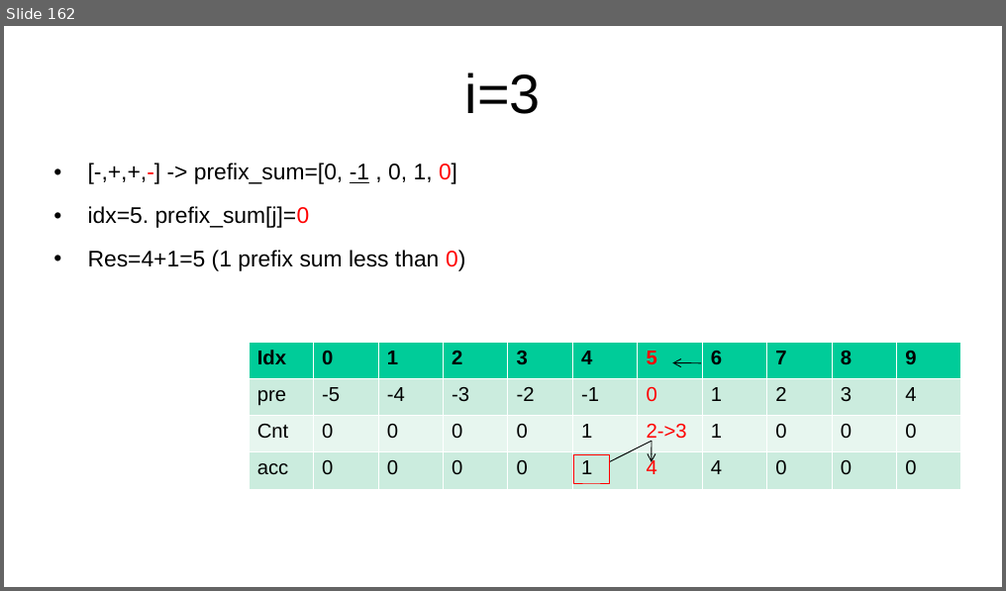
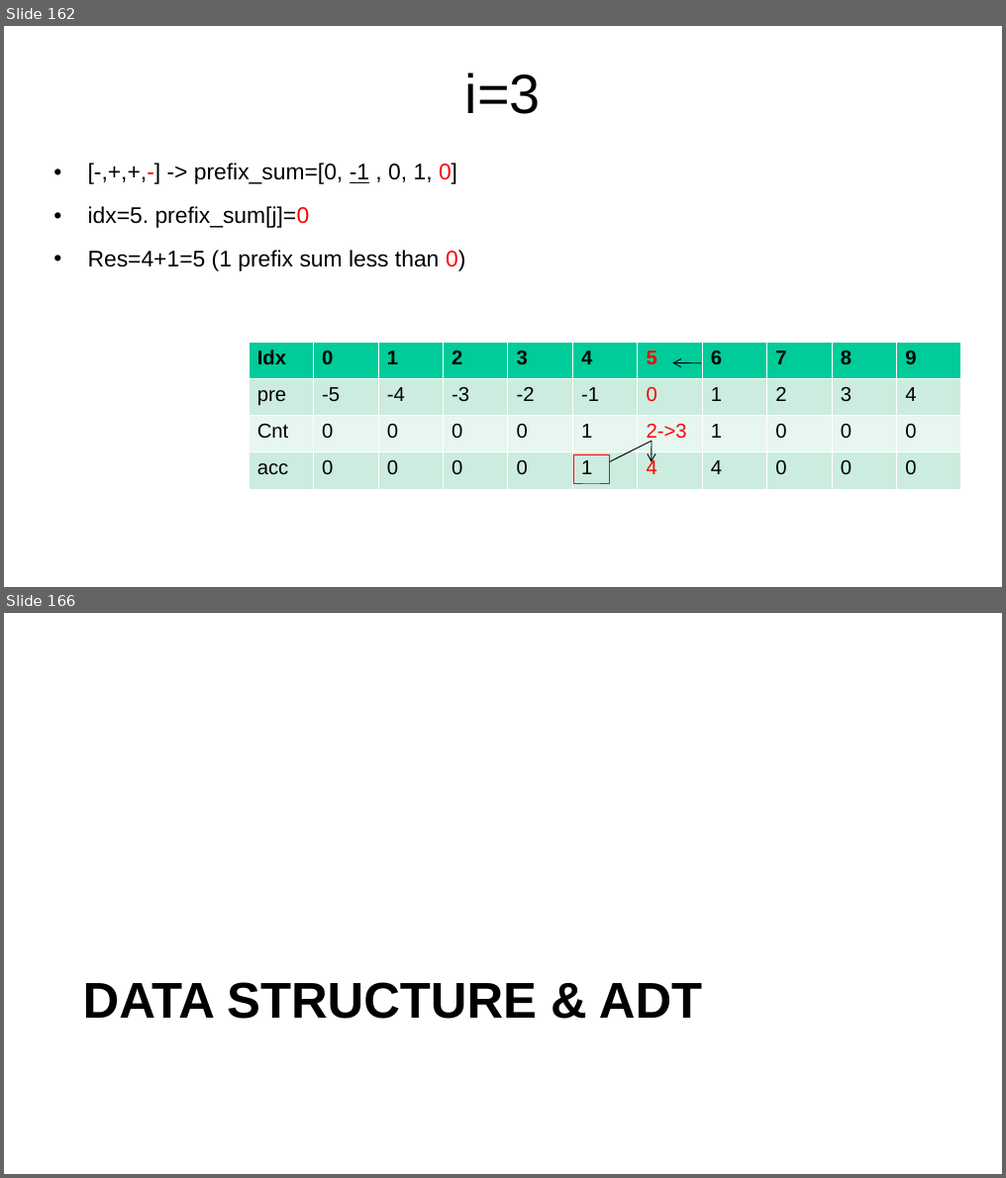
Before and after one commit to kindaichinisan/CompetitiveProgramming, a slide deck: MyCode/competitive_programming.ppt. Shown one above the other, each under a label of ours: slide 162 before the commit, slides 162 and 166 after it; the slides between them are not shown. The pictures are 1006x591 and 1006x1178 pixels, drawn with LibreOffice and Linux fonts; fonts in the diff are those of the drawing. Boxes give left, top, right and bottom in pixels: in the first picture for what was removed or moved away, otherwise in the second. Text is boxed around its words. In the diff, an @@ line names an element or a change of style, - is before the commit and + after.

```diff
--- a/MyCode/competitive_programming.ppt
+++ b/MyCode/competitive_programming.ppt
@@ slide 166 added at (4, 613, 1002, 1174), background #FFFFFF @@
@@ title added at (83, 982, 702, 1019), 40 pt, text #000000, bold @@
+DATA STRUCTURE & ADT
```
Also in this commit, not shown: 1 slide changed, 22 other slides added, 4 other files.
